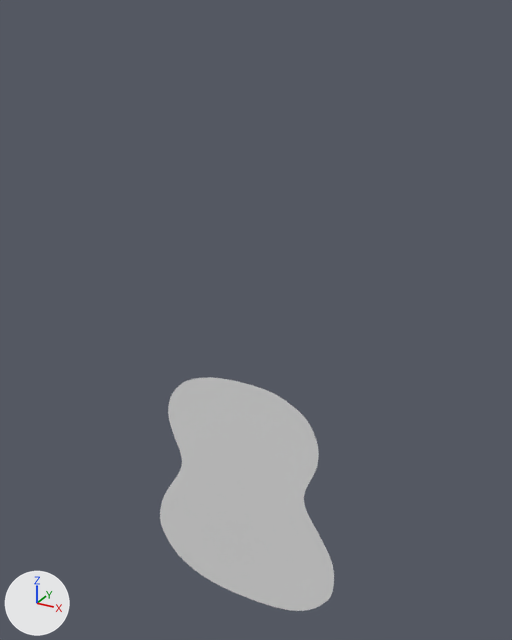
A saved change to the Blender file guitar.blend.
Rendered twice from a 50 mm lens placed at (7.53, -16.85, 8.25), pointed at (-0.09, -2.99, 1.32). Every picture has the same lights, and +X, +Y and +Z are marked at lower left.

Before the edit, the objects in view are built like this:
```python
ob_beziercurve = bpy.data.objects.new('BezierCurve', cu_beziercurve_007)
ob_beziercurve.location = (-0.02, -3.9, 0.06)
ob_beziercurve.rotation_euler = (1.571, 0.0, 0.0)  # degrees (90, 0, 0)
```
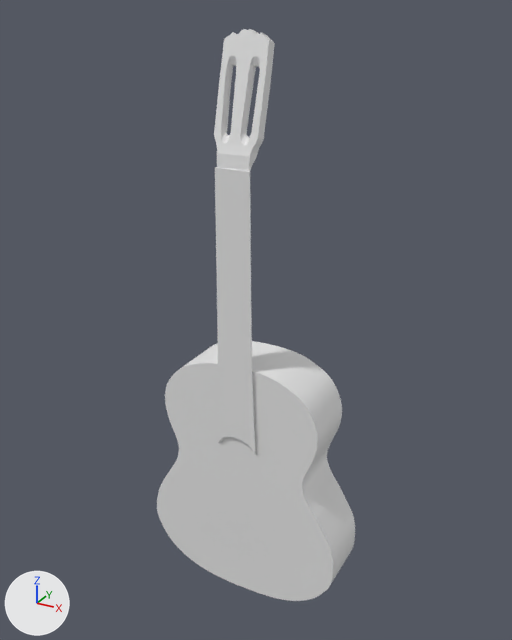
Commit message: add neck and head

Where the change shows, as pixel boxes (x1, y1, x2, y2) in the pictures (512 x 640 px):
'BezierCurve', reshaped, moved (14% wider, 11% taller)
    before: (160, 377, 334, 611)
    after: (157, 341, 355, 601)
'BezierCurve.001', added
    after: (214, 29, 275, 455)

The edits, one by one:
Mesh me_mesh_007 is new.
It has 912 vertices, 680 faces and spans x -2.68..2.66, y -6.72..0.01, z -0.74..0.74.
Mesh me_mesh_006 is new.
It has 885 vertices, 874 faces and spans x -2.0..1.9, y 0.2..4.9, z -31.5..15.1.
Object 'BezierCurve' (ob_beziercurve) now shows me_mesh_007 instead of cu_beziercurve_007.
Object 'BezierCurve' (ob_beziercurve) moves from (-0.02, -3.9, 0.06) to (-0.02, -3.28, 0.5).
Object 'BezierCurve.001' (ob_beziercurve_001) is new; it shows me_mesh_006.
Its location is (-0.07, -4.13, 1.35).
Its rotation in degrees is (180, 0, -180).
Its scale is (0.28, 0.207, 0.207).
